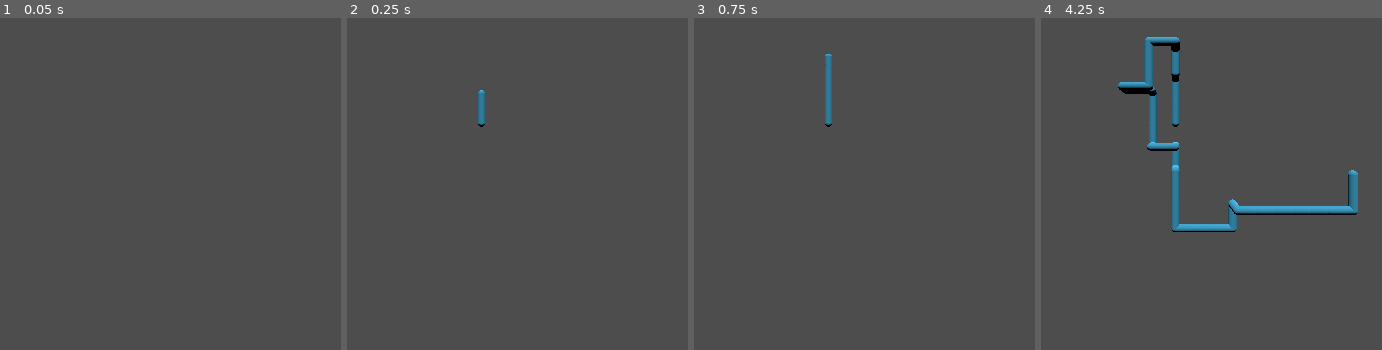
Above: before the commit, frames 1-4 (left to right).
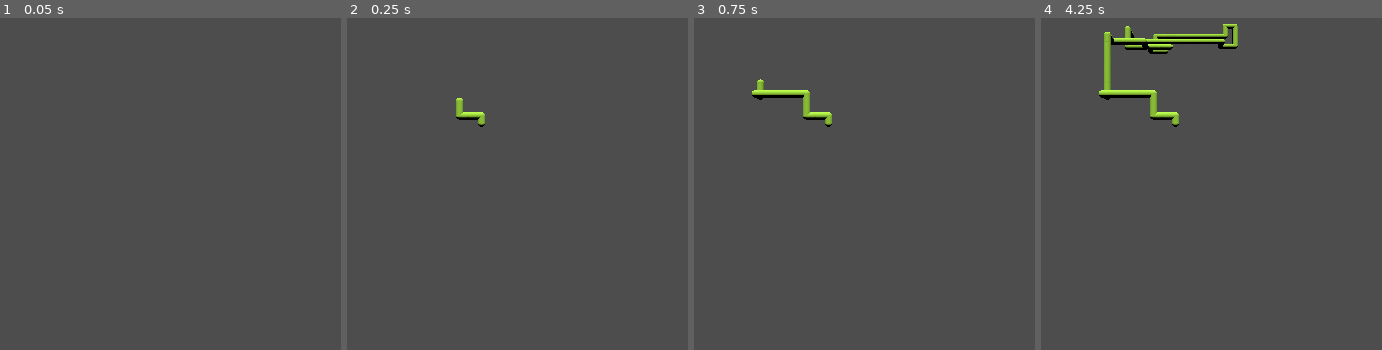
Above: after the commit, the same moments.

Repository: erikslatter/3D-Pipes
Game: Godot game, scene res://World.tscn
Two runs of this game, one before a commit and one after it. Both use one fixed random seed, a clock stepped at 60 frames per second and the inputs below.
Inputs:
- Up to frame 1 (0.05 s): no input
- Up to frame 2 (0.25 s): no input
- Up to frame 3 (0.75 s): no input
- Up to frame 4 (4.25 s): tap Enter at 1.25 s; tap Space at 2.75 s

Frame 1 is identical in both runs. In frame 2, 0.4% of the frame differs, in the area x 31-41%, y 21-33%; in frame 3, 1.1%; in frame 4, 6.4%, in the area x 17-93%, y 1-65%.

Commit message:
stuck pipe spawner on first pipe so i can experiment with multiple starts

Diff:
--- a/World.tscn
+++ b/World.tscn
@@ -4,17 +4,17 @@
 [ext_resource type="Material" uid="uid://bqlhy2hs63vmu" path="res://pipe_mat.tres" id="2_vp406"]
 [ext_resource type="PackedScene" uid="uid://0fb4mhaj80b4" path="res://pipe_segment_start.tscn" id="3_lejhh"]
 
-[node name="World" type="Node3D" node_paths=PackedStringArray("previousPipe")]
+[node name="World" type="Node3D"]
+
+[node name="PipeSegment Start" parent="." node_paths=PackedStringArray("previousPipe") instance=ExtResource("3_lejhh")]
 script = ExtResource("1_a3up0")
-previousPipe = NodePath("PipeSegment Start")
+previousPipe = NodePath(".")
 pipeVariants = Array[String](["pipe_segment_a.tscn", "pipe_segment_b.tscn", "pipe_segment_c.tscn"])
 worldBounds = Vector3(40, 20, 20)
 startingPipeMaterial = ExtResource("2_vp406")
 pipeCountToTriggerColorChange = 50
 
-[node name="PipeSegment Start" parent="." instance=ExtResource("3_lejhh")]
-
-[node name="Timer" type="Timer" parent="."]
+[node name="Timer" type="Timer" parent="PipeSegment Start"]
 wait_time = 0.085
 
 [node name="DirectionalLight3D" type="DirectionalLight3D" parent="."]
@@ -23,4 +23,4 @@
 [node name="Camera3D" type="Camera3D" parent="."]
 transform = Transform3D(1, 0, 0, 0, 1, 0, 0, 0, 1, 0, 0, 40)
 
-[connection signal="timeout" from="Timer" to="." method="_on_timer_timeout"]
+[connection signal="timeout" from="PipeSegment Start/Timer" to="PipeSegment Start" method="_on_timer_timeout"]
